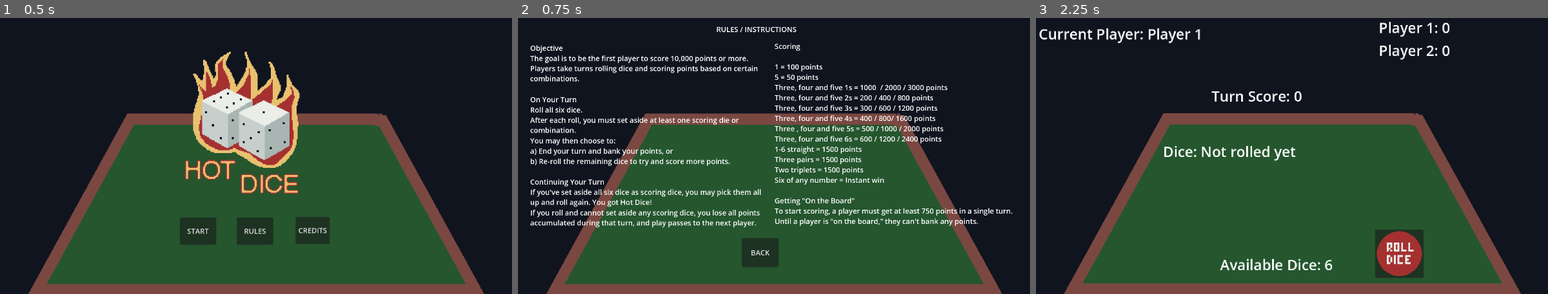
Above: before the commit, frames 1-3 (left to right).
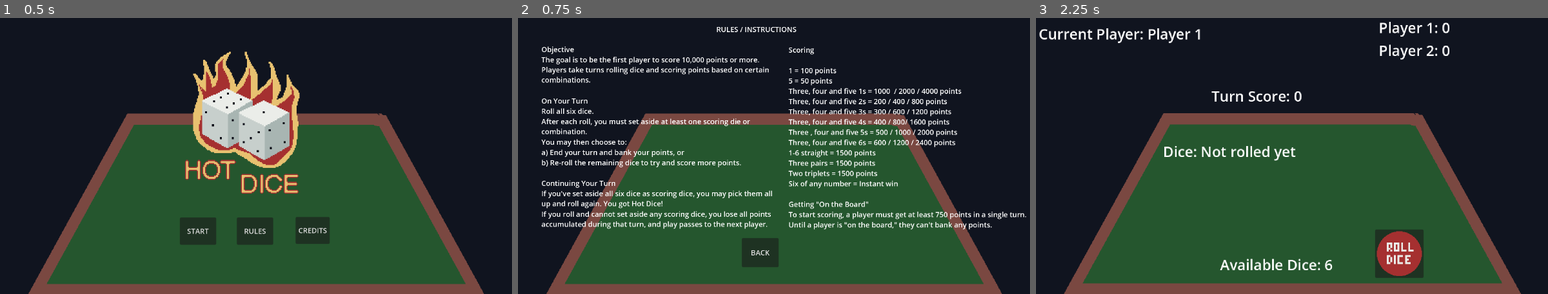
Above: after the commit, the same moments.

Repository: martinbriebac/10-000
Game: Godot game, scene res://scenes/setup_scene.tscn
The game is run twice, just before and just after one commit, with the same random seed, the same clock (stepped at 60 frames per second) and the same inputs.
Inputs:
- Up to frame 1 (0.5 s): no input
- Up to frame 2 (0.75 s): click "RULES" at 0.5 s
- Up to frame 3 (2.25 s): click "BACK" at 1.25 s; click "START" at 2 s

Frame 1 is identical in both runs. In frame 2, 13% of the frame differs, in the area x 2-100%, y 9-77%; in frame 3, nothing differs.

Commit message:
the core game is done, just need to work on multiplayer and deploy

Diff:
--- a/scenes/rules_scene.tscn
+++ b/scenes/rules_scene.tscn
@@ -24,10 +24,10 @@
 
 [node name="RichTextLabel" type="RichTextLabel" parent="."]
 layout_mode = 0
-offset_left = 27.0
-offset_top = 86.0
-offset_right = 559.0
-offset_bottom = 508.0
+offset_left = 52.0
+offset_top = 89.0
+offset_right = 584.0
+offset_bottom = 511.0
 text = "Objective
 The goal is to be the first player to score 10,000 points or more. Players take turns rolling dice and scoring points based on certain combinations.
 
@@ -44,15 +44,15 @@
 
 [node name="RichTextLabel2" type="RichTextLabel" parent="."]
 layout_mode = 0
-offset_left = 572.0
-offset_top = 82.0
-offset_right = 1114.0
-offset_bottom = 587.0
+offset_left = 603.0
+offset_top = 90.0
+offset_right = 1136.0
+offset_bottom = 595.0
 text = "Scoring
 
 1 = 100 points
 5 = 50 points
-Three, four and five 1s = 1000  / 2000 / 3000 points
+Three, four and five 1s = 1000  / 2000 / 4000 points
 Three, four and five 2s = 200 / 400 / 800 points
 Three, four and five 3s = 300 / 600 / 1200 points
 Three, four and five 4s = 400 / 800/ 1600 points
--- a/scripts/die.gd
+++ b/scripts/die.gd
@@ -27,7 +27,6 @@
 			$die_face.texture = dice_faces[current_face]
 		else:
 			# Stop at the final value
-			print("Die roll duration exceeded, stopping roll")
 			stop_rolling()
 
 
@@ -35,15 +34,12 @@
 	is_rolling = true
 	roll_timer = 0.0
 	final_value = value
-	print("Die starting to roll, target value: ", value)
 
 func stop_rolling():
 	is_rolling = false
 	current_face = final_value - 1
 	$die_face.texture = dice_faces[current_face]
-	print("Die finished rolling, final value: ", final_value)
 	emit_signal("roll_completed") # Emit the signal when rolling stops
-	print("Emitting roll_completed signal")
 
 func get_value():
 	return current_face + 1
--- a/scripts/table.gd
+++ b/scripts/table.gd
@@ -41,8 +41,7 @@
 		add_child(die)
 		dice_instances.append(die)
 		die.connect("roll_completed", Callable(self, "_on_die_roll_completed"))
-		var connection_result = die.connect("roll_completed", func(): _on_dice_roll_completed(i))
-		print("Die ", i, " signal connection result: ", connection_result)
+		var _connection_result = die.connect("roll_completed", func(): _on_dice_roll_completed(i))
 		die.visible = false # Start with dice invisible
 
 func _unhandled_input(event):
@@ -63,7 +62,6 @@
 	update_display()
 
 func _on_ThrowButton_pressed():
-	print("Throw button pressed, initiating dice roll")
 	if players.is_empty():
 		printerr("Game not properly set up. Please set up the game first.")
 		return
@@ -85,8 +83,6 @@
 		dice_values.append(roll_value)
 		die.start_rolling(roll_value)
 
-	print("Dice values set: ", dice_values)
-
 	# Hide unused dice
 	for i in range(available_dice, 6):
 		dice_instances[i].visible = false
@@ -95,10 +91,9 @@
 	$ThrowButton.disabled = true
 
 
+@warning_ignore("unused_parameter")
 func _on_dice_roll_completed(die_index):
-	print("Die ", die_index, " roll completed")
 	rolls_completed += 1
-	print("Rolls completed: ", rolls_completed, " / ", available_dice)
 
 	# Check if all dice have finished rolling
 	if rolls_completed == available_dice:
@@ -106,7 +101,6 @@
 		var result = calculate_score()
 		throw_score = result[0]
 		var instant_win = result[1]
-		print("Throw score: " + str(throw_score))
 
 		if instant_win:
 			print("Instant win! " + players[current_player_index].name + " rolled six of a kind!")
@@ -127,18 +121,11 @@
 		if available_dice > 0:
 			$ThrowButton.disabled = false
 			$ThrowButton.show()
-			print("Throw button re-enabled and shown")
 		else:
 			$ThrowButton.hide()
-			print("Throw button hidden")
 
 		$KeepScoreButton.show()
-		print("Keep Score Button shown")
 		update_display()
-		print("Display updated")
-
-	else:
-		print("Waiting for more dice to complete rolling")
 
 func _on_KeepScoreButton_pressed():
 	if players.is_empty() or current_player_index >= players.size():
@@ -170,7 +157,6 @@
 		end_turn(false)
 
 func calculate_score():
-	print("Calculating score for dice values: ", dice_values)
 	@warning_ignore("shadowed_variable")
 	var throw_score = 0
 	var counts = [0, 0, 0, 0, 0, 0]
